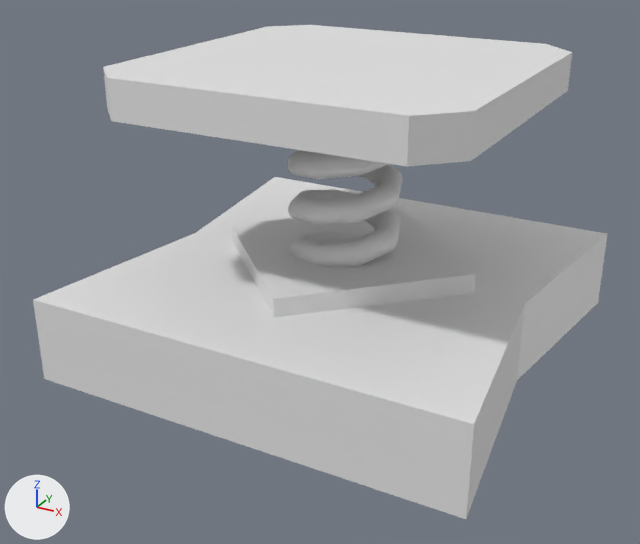
One commit to the COLLADA model obstacles/CJumpPad.dae: the scene before it, then after it.
Rendered twice from a 50 mm camera at (-3.72, -5.89, 2.6) aimed at (-6.81, -0.28, -0.21). The lights are fixed; the arrows at lower left show +X, +Y and +Z.

Before the edit, the objects in view are built like this:
```python
me_circle_003 = bpy.data.meshes.new('Circle.003')
me_circle_003.from_pydata(...)  # 1056 vertices, 2048 faces; spans x -0.46..0.46, y -0.46..0.46, z -0.81..0.84
me_cube_004 = bpy.data.meshes.new('Cube.004')
me_cube_004.from_pydata(...)  # 8 vertices, 12 faces; spans x -1.1..1.1, y -1.1..1.1, z 0.09..0.3
me_plane_001 = bpy.data.meshes.new('Plane.001')
me_plane_001.from_pydata(...)  # 12 vertices, 20 faces; spans x -1.71..1.71, y -1.71..1.71, z -0.68..0.0
ob_spring = bpy.data.objects.new('Spring', me_circle_003)
ob_spring.location = (-6.733, 0.0, 0.485)
ob_springplate_1 = bpy.data.objects.new('Springplate.1', me_cube_004)
ob_springplate_1.location = (-6.733, 0.0, -0.387)
ob_springplate_2 = bpy.data.objects.new('Springplate.2', me_plane_001)
ob_springplate_2.location = (-6.733, 0.0, -0.227)
# also in view: 'Springplate' at (-6.73, 0.0, 1.26)
```
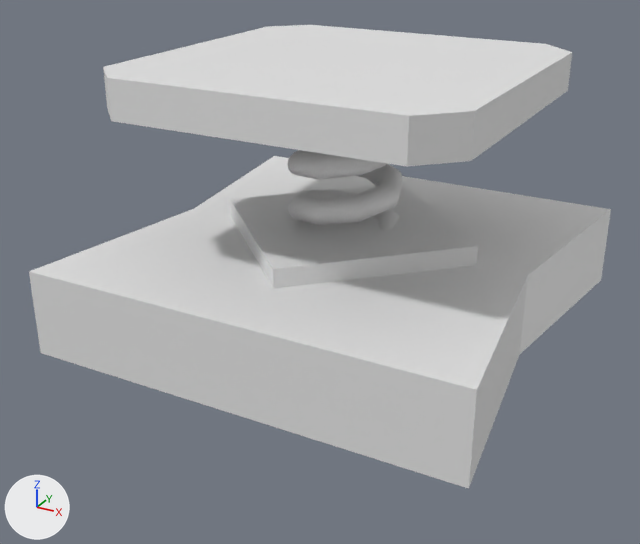
The newer file is also turned or shifted as a whole; pictures and numbers use the older file's frame.

What the commit changed:
Object 'Springplate.1' (ob_springplate_1) moves from (-6.733, 0.0, -0.387) to (-6.733, 0.0, -0.16).
Object 'Springplate.2' (ob_springplate_2) moves from (-6.733, 0.0, -0.227) to (-6.733, 0.0, 0.0).

Where the change shows, as pixel boxes [x1, y1, x2, y2] in the pictures (640 x 544 px):
'Springplate.2', moved: before [33, 177, 607, 519]; after [29, 156, 611, 489]
'Springplate.1', moved: before [231, 207, 476, 318]; after [230, 184, 478, 289]
